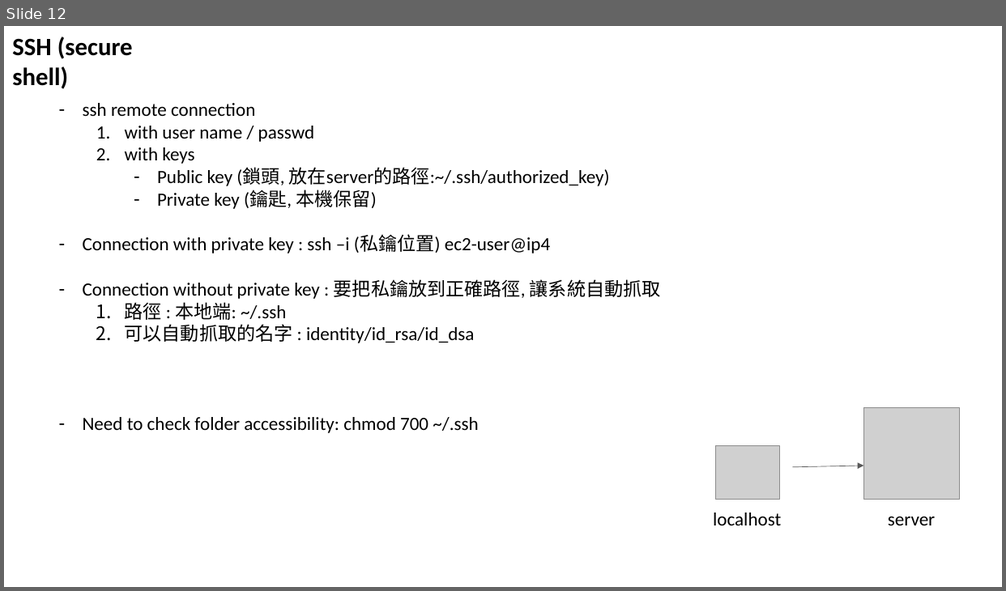
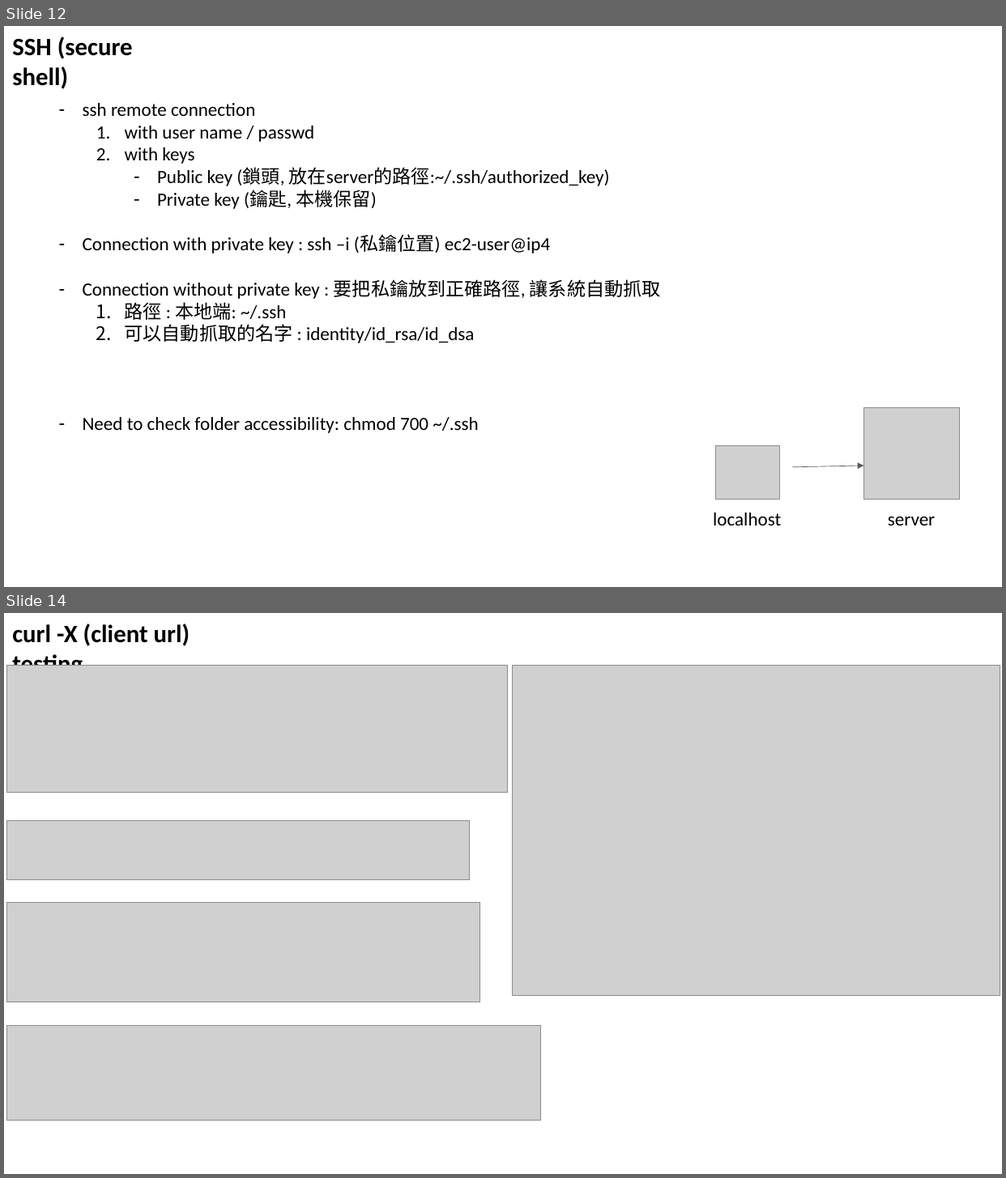
Before and after one commit to chiehchengpan/learningDocument, a slide deck: Network__Introduction.pptx. Shown one above the other, each under a label of ours: slide 12 before the commit, slides 12 and 14 after it; the slides between them are not shown. The pictures are 1006x591 and 1006x1178 pixels, drawn with LibreOffice and Linux fonts; fonts in the diff are those of the drawing; grey boxes stand for pictures. Boxes give left, top, right and bottom in pixels: in the first picture for what was removed or moved away, otherwise in the second. Text is boxed around its words. In the diff, an @@ line names an element or a change of style, - is before the commit and + after.

```diff
--- a/Network__Introduction.pptx
+++ b/Network__Introduction.pptx
@@ slide 14 added at box(4, 613, 1002, 1174), background #FFFFFF @@
@@ text added at box(12, 624, 190, 666), 24 pt, text #000000, bold @@
+curl -X (client url) testing
@@ picture added at box(7, 665, 508, 793) @@
@@ picture added at box(513, 665, 1000, 996) @@
@@ picture added at box(7, 821, 470, 880) @@
@@ picture added at box(7, 903, 480, 1003) @@
@@ picture added at box(7, 1025, 541, 1121) @@
```
Also in this commit, not shown: 1 slide changed, 1 other slide added.
